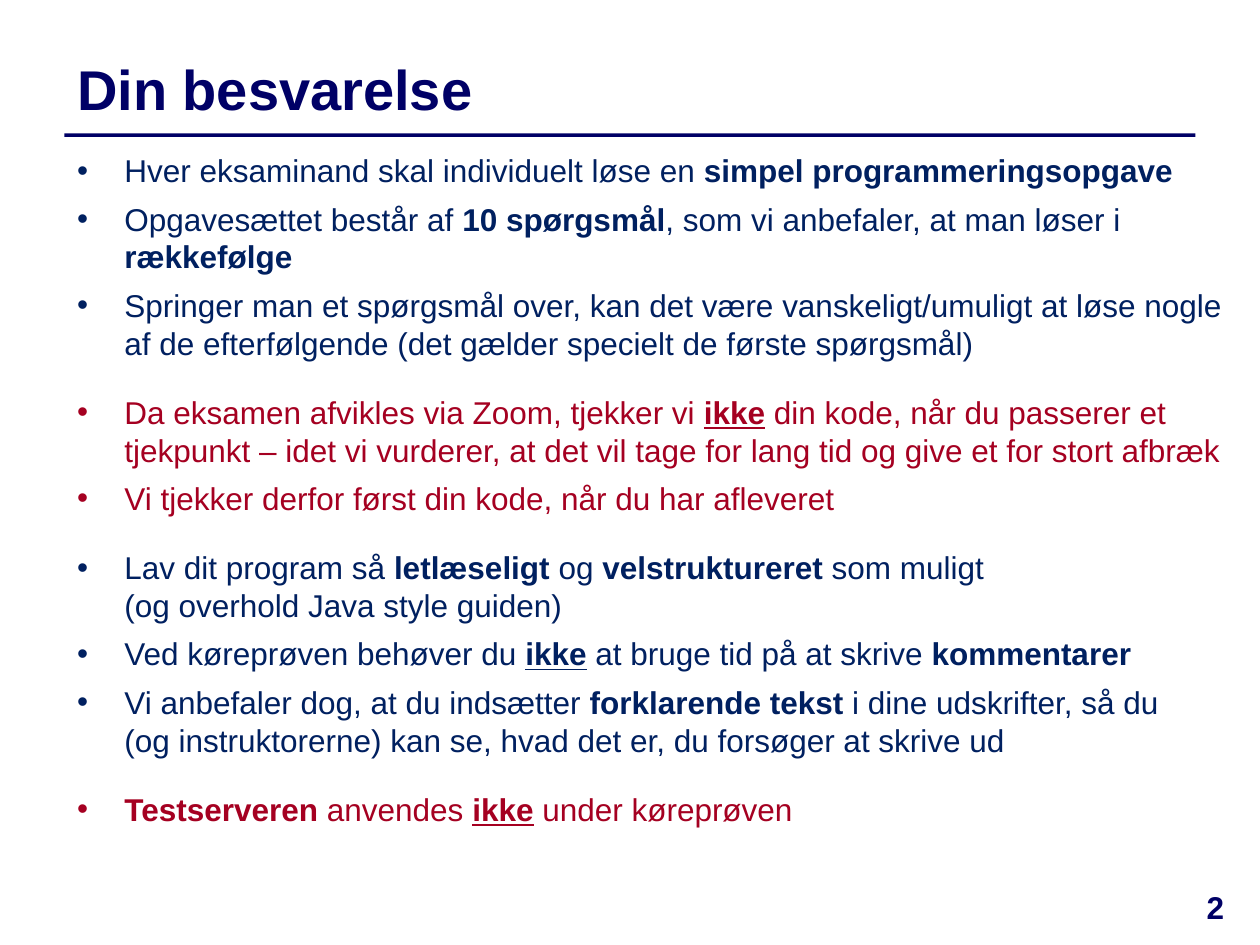
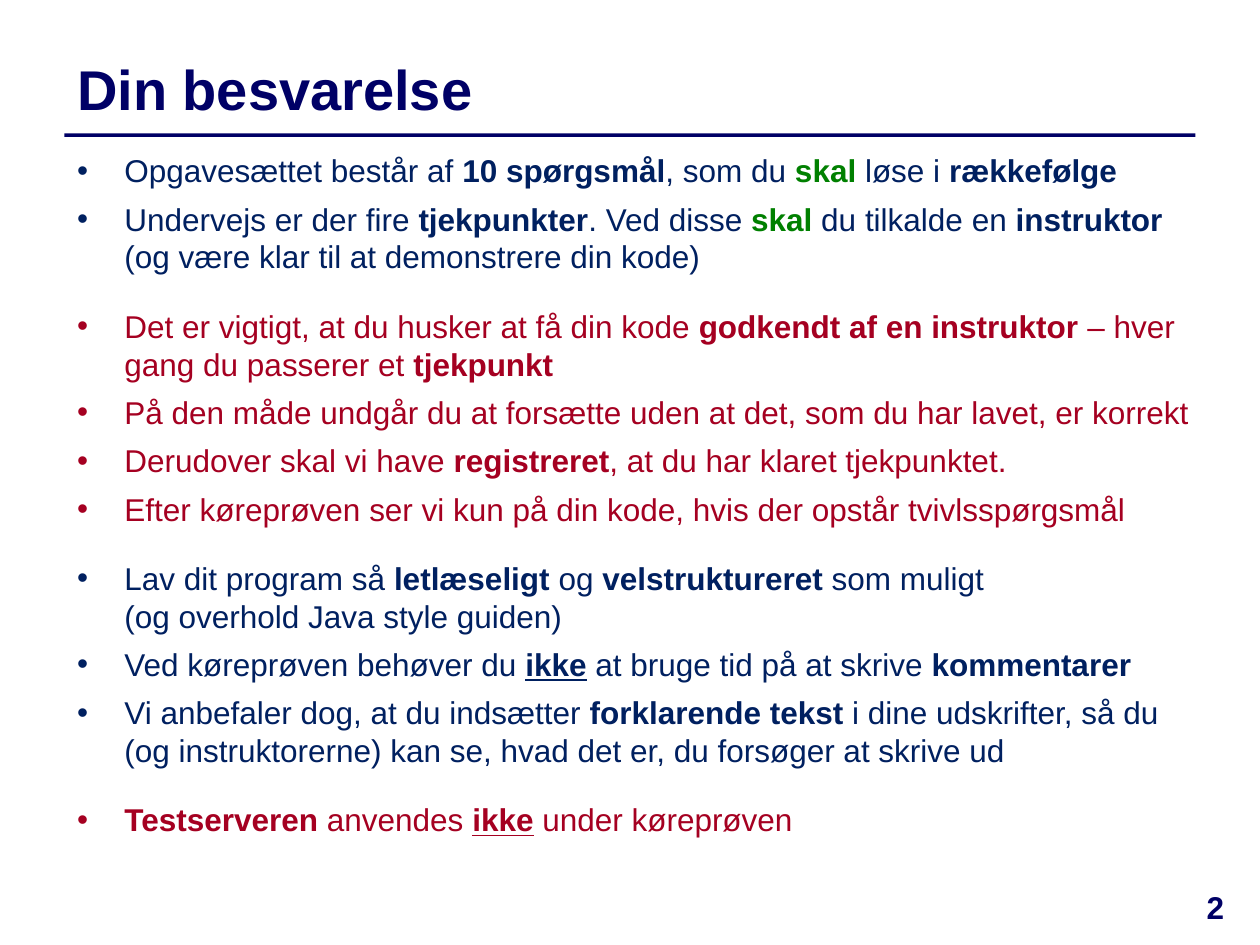
Before and after one commit to IntProgAU/Materiale, a slide deck: slide 2 of web/g22/status/Køreprøven.pptx. Drawn at 1260x945 pixels with LibreOffice and Linux fonts; fonts in the diff are those of the drawing. Boxes give left, top, right and bottom in pixels: in the first picture for what was removed or moved away, otherwise in the second. Text is boxed around its words. In the diff, an @@ line names an element or a change of style, - is before the commit and + after.

```diff
--- a/web/g22/status/Køreprøven.pptx
+++ b/web/g22/status/Køreprøven.pptx
@@ text at box(124, 157, 1188, 527): text changed; text colour #002060 to #A50021 @@
-  • Hver eksaminand skal individuelt løse en simpel programmeringsopgave
-  • Opgavesættet består af 10 spørgsmål, som vi anbefaler, at man løser i rækkefølge
-  • Springer man et spørgsmål over, kan det være vanskeligt/umuligt at løse nogle af de efterfølgende (det gælder specielt de første spørgsmål)
-  • Da eksamen afvikles via Zoom, tjekker vi ikke din kode, når du passerer et tjekpunkt – idet vi vurderer, at det vil tage for lang tid og give et for stort afbræk
-  • Vi tjekker derfor først din kode, når du har afleveret
+  • Opgavesættet består af 10 spørgsmål, som du skal løse i rækkefølge
+  • Undervejs er der fire tjekpunkter. Ved disse skal du tilkalde en instruktor
+    (og være klar til at demonstrere din kode)
+  • Det er vigtigt, at du husker at få din kode godkendt af en instruktor – hver gang du passerer et tjekpunkt
+  • På den måde undgår du at forsætte uden at det, som du har lavet, er korrekt
+  • Derudover skal vi have registreret, at du har klaret tjekpunktet.
+  • Efter køreprøven ser vi kun på din kode, hvis der opstår tvivlsspørgsmål
```
Also in this commit, not shown: 4 other slides changed, 2 slides added, 1 slide removed, 7 other files.
